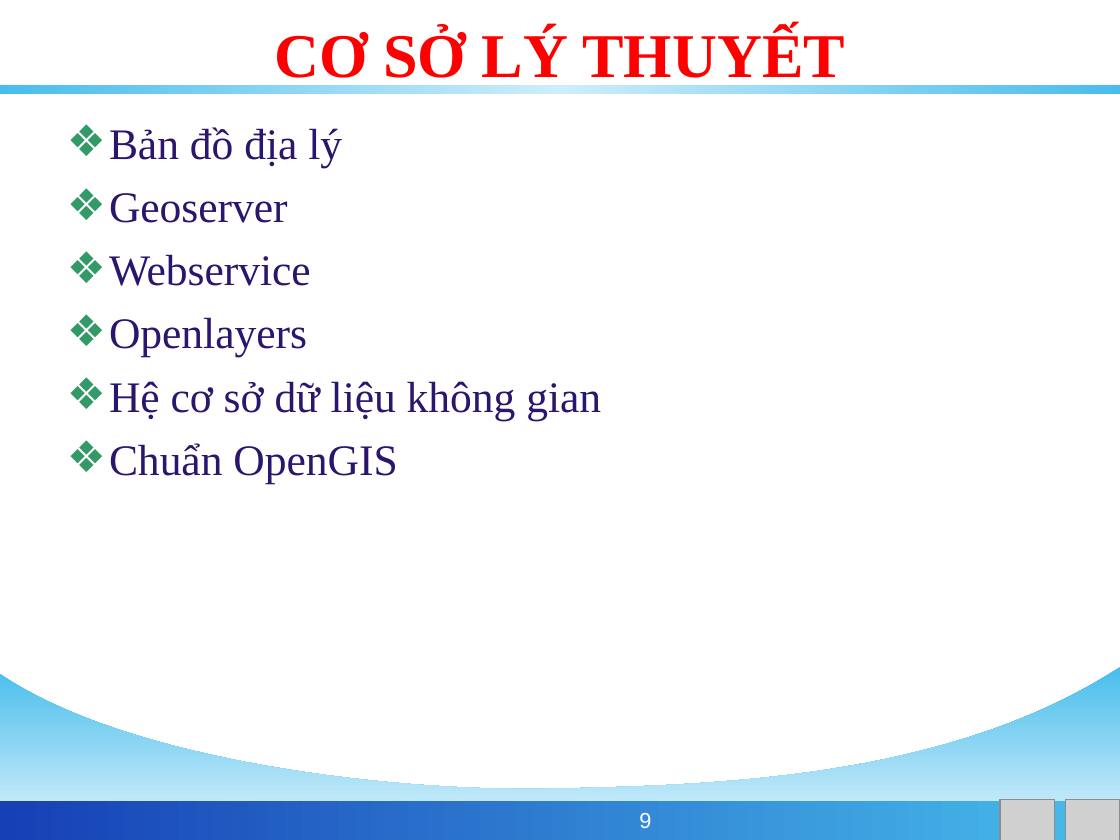
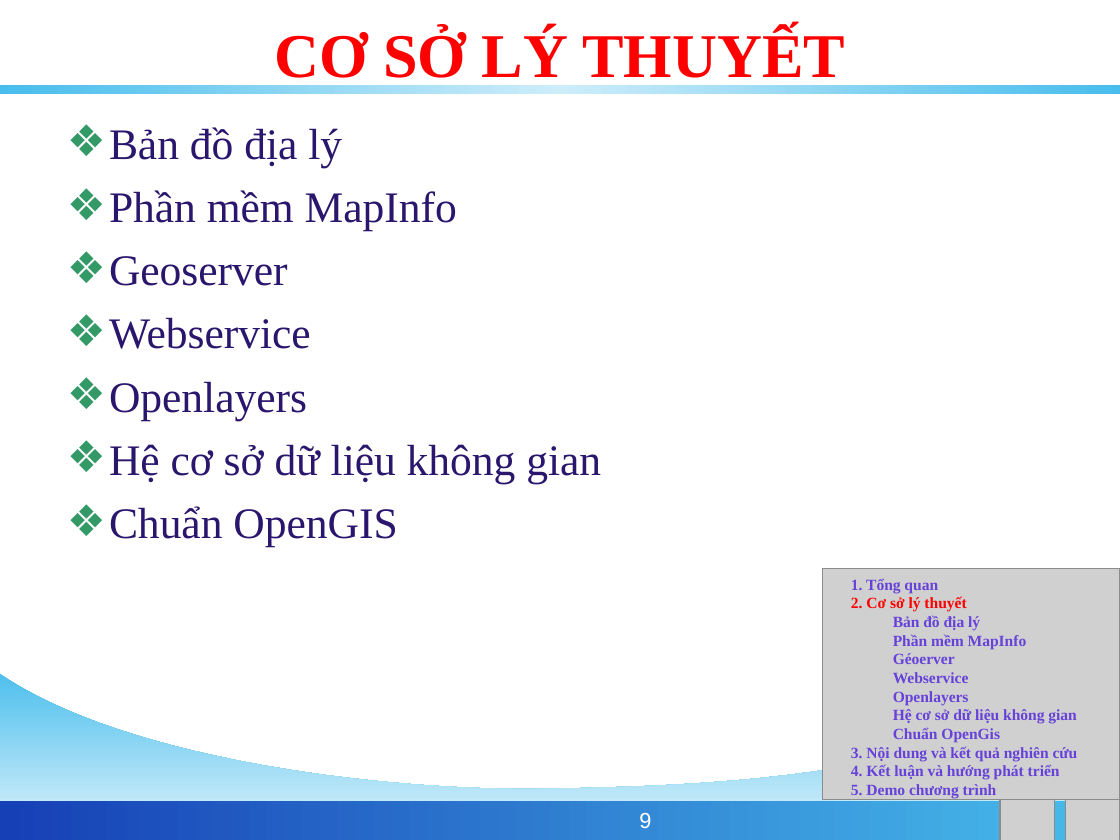
Before and after one commit to phamngsinh/cantho-webgis, a slide deck: slide 9 of Document/Bao Cao/BaoCaoLuanVan.ppt. Drawn at 1120x840 pixels with LibreOffice and Linux fonts; fonts in the diff are those of the drawing; grey boxes stand for pictures; background and template pictures are left out. Boxes give left, top, right and bottom in pixels: in the first picture for what was removed or moved away, otherwise in the second. Text is boxed around its words. In the diff, an @@ line names an element or a change of style, - is before the commit and + after.

```diff
--- a/Document/Bao Cao/BaoCaoLuanVan.ppt
+++ b/Document/Bao Cao/BaoCaoLuanVan.ppt
@@ text at [109,190,457,231]: paragraph added @@
+❖ Phần mềm MapInfo
@@ picture added at [822,569,1120,800] @@
@@ text added at [851,579,1078,780], 10 pt, text #6642D9, bold @@
+1. Tổng quan
+2. Cơ sở lý thuyết
+Bản đồ địa lý
+Phần mềm MapInfo
+Géoerver
+Webservice
+Openlayers
+Hệ cơ sở dữ liệu không gian
+Chuẩn OpenGis
+3. Nội dung và kết quả nghiên cứu
+4. Kết luận và hướng phát triển
+5. Demo chương trình
```
Also in this commit, not shown: 23 other slides changed, 1 slide added, 1 slide removed.
